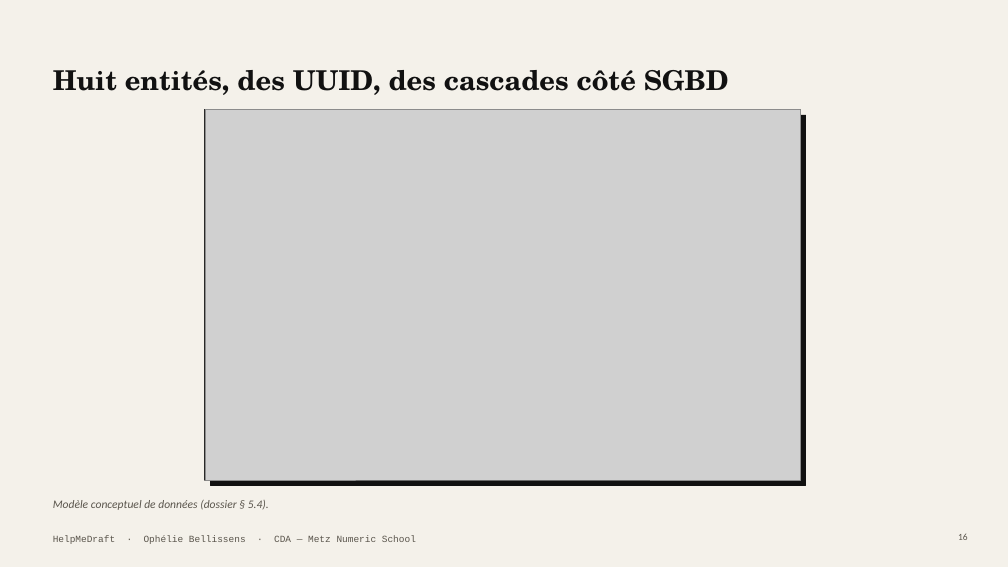
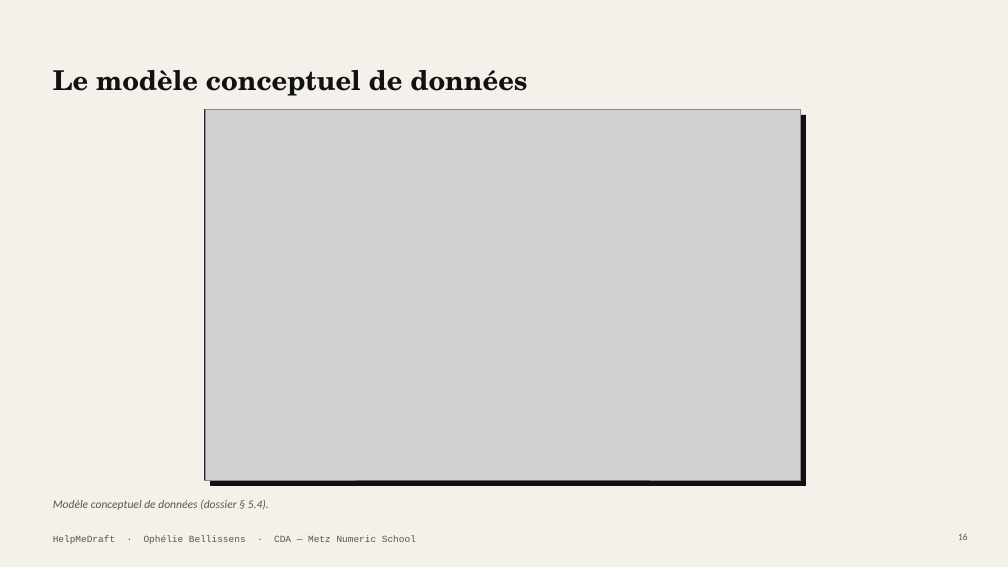
Before and after one commit to Equinoxya/HelpMeDraft---projet-fil-rouge, a slide deck: slide 16 of docs/Soutenance-HelpMeDraft.pptx. Drawn at 1008x567 pixels with LibreOffice and Linux fonts; fonts in the diff are those of the drawing; grey boxes stand for pictures. Boxes give left, top, right and bottom in pixels: in the first picture for what was removed or moved away, otherwise in the second. Text is boxed around its words. In the diff, an @@ line names an element or a change of style, - is before the commit and + after.

```diff
--- a/docs/Soutenance-HelpMeDraft.pptx
+++ b/docs/Soutenance-HelpMeDraft.pptx
@@ title at box(53, 70, 527, 96): text changed @@
-Huit entités, des UUID, des cascades côté SGBD
+Le modèle conceptuel de données
```
Also in this commit, not shown: 19 other slides changed, 3 other files.
